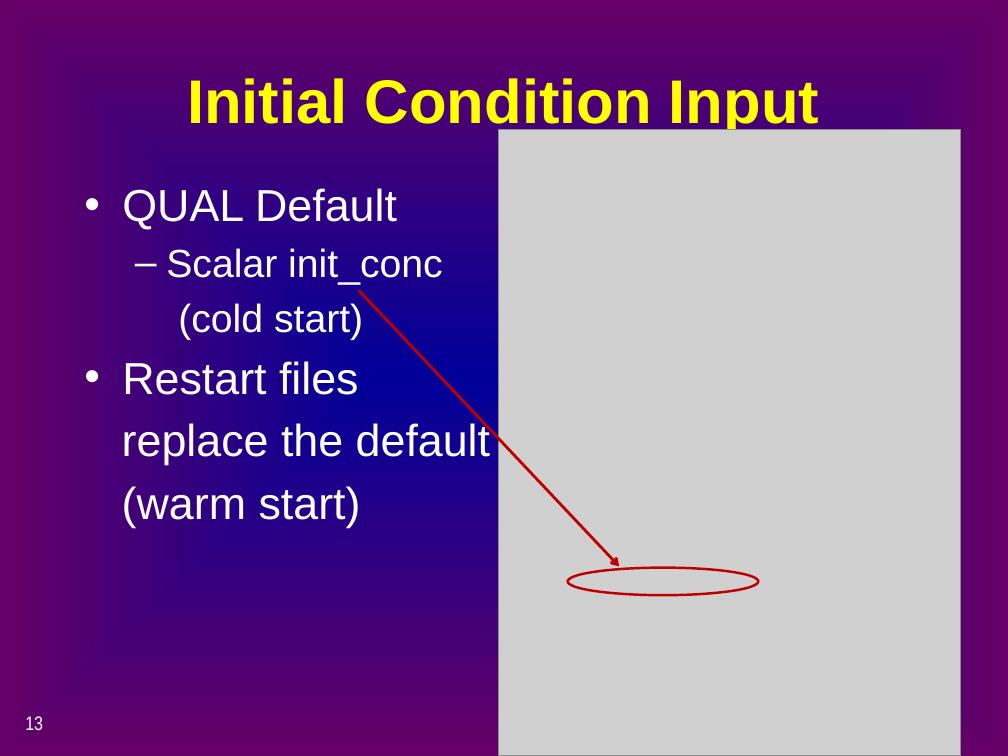
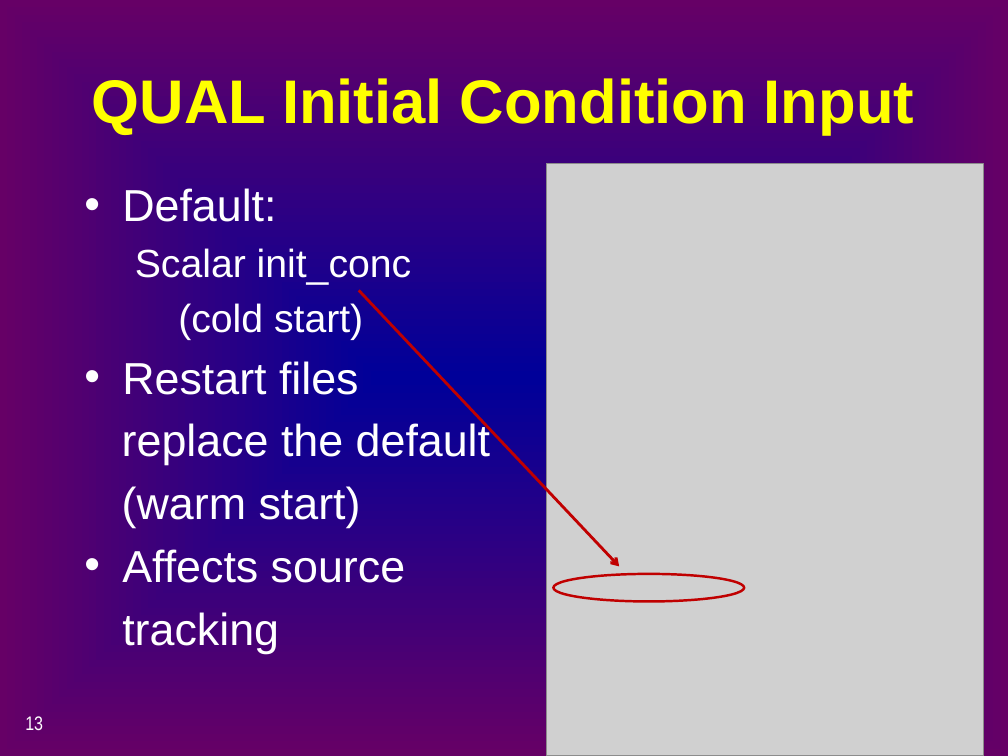
Before and after one commit to CADWRDeltaModeling/dsm2, a slide deck: slide 13 of dsm2/presentations/p4_simulation_data.pptx. Drawn at 1008x756 pixels with LibreOffice and Linux fonts; fonts in the diff are those of the drawing; grey boxes stand for pictures. Boxes give left, top, right and bottom in pixels: in the first picture for what was removed or moved away, otherwise in the second. Text is boxed around its words. In the diff, an @@ line names an element or a change of style, - is before the commit and + after.

```diff
--- a/dsm2/presentations/p4_simulation_data.pptx
+++ b/dsm2/presentations/p4_simulation_data.pptx
@@ title at [92, 78, 914, 135]: text changed @@
-Initial Condition Input
+QUAL Initial Condition Input
@@ picture: place and size @@
-picture at [499, 129, 961, 756]
+picture at [547, 163, 984, 755]
@@ text at [122, 188, 276, 222]: text changed @@
-• QUAL Default
+• Default:
@@ text at [135, 248, 412, 285]: bullet – to none @@
@@ text at [122, 549, 405, 653]: paragraphs added @@
+• Affects source
+tracking
@@ ellipse: place and size @@
-ellipse at [568, 568, 758, 595]
+ellipse at [553, 574, 744, 601]
```
Also in this commit, not shown: 14 other slides changed, 4 slides added, 4 slides removed, 2 other files.
